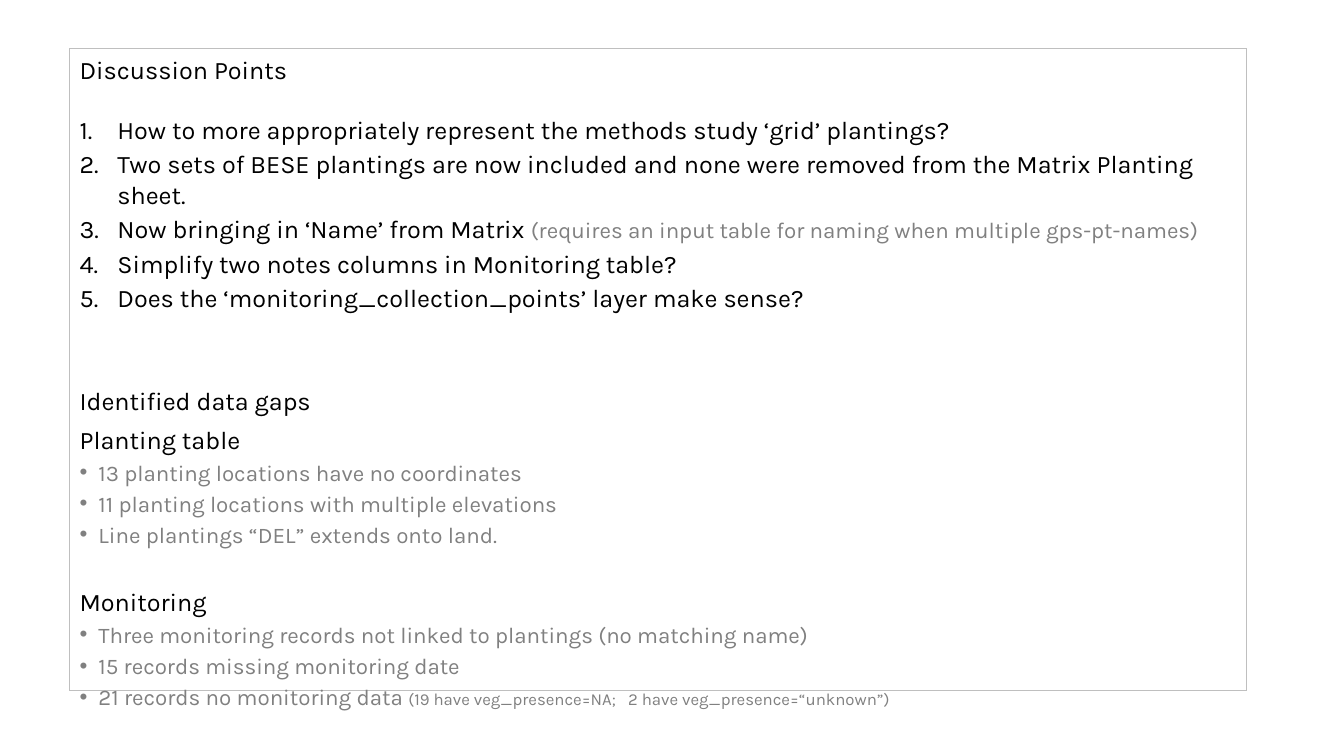
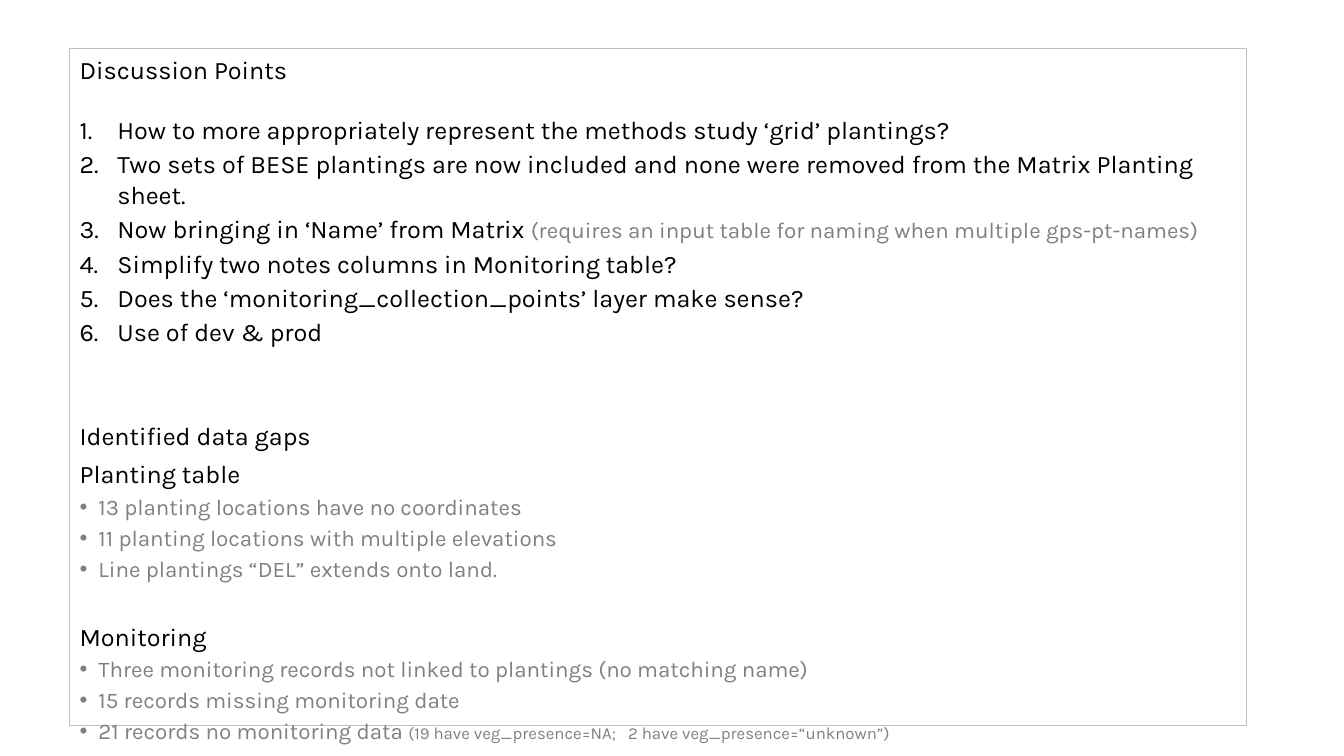
Before and after one commit to WA-Nearshore/seagrass-restoration-processing, a slide deck: slide 24 of docs/seagrass_restoration_storymap_notes.pptx. Drawn at 1344x756 pixels with LibreOffice and Linux fonts; fonts in the diff are those of the drawing. Boxes give left, top, right and bottom in pixels: in the first picture for what was removed or moved away, otherwise in the second. Text is boxed around its words. In the diff, an @@ line names an element or a change of style, - is before the commit and + after.

```diff
--- a/docs/seagrass_restoration_storymap_notes.pptx
+++ b/docs/seagrass_restoration_storymap_notes.pptx
@@ rectangle "Discussion Points": place and size @@
-rectangle "Discussion Points" at box(70, 49, 1246, 692)
+rectangle "Discussion Points" at box(70, 49, 1246, 726)
@@ text in rectangle at box(117, 323, 323, 347): paragraph added @@
+6. Use of dev & prod
```
Also in this commit, not shown: 2 other slides changed, 2 other files.
